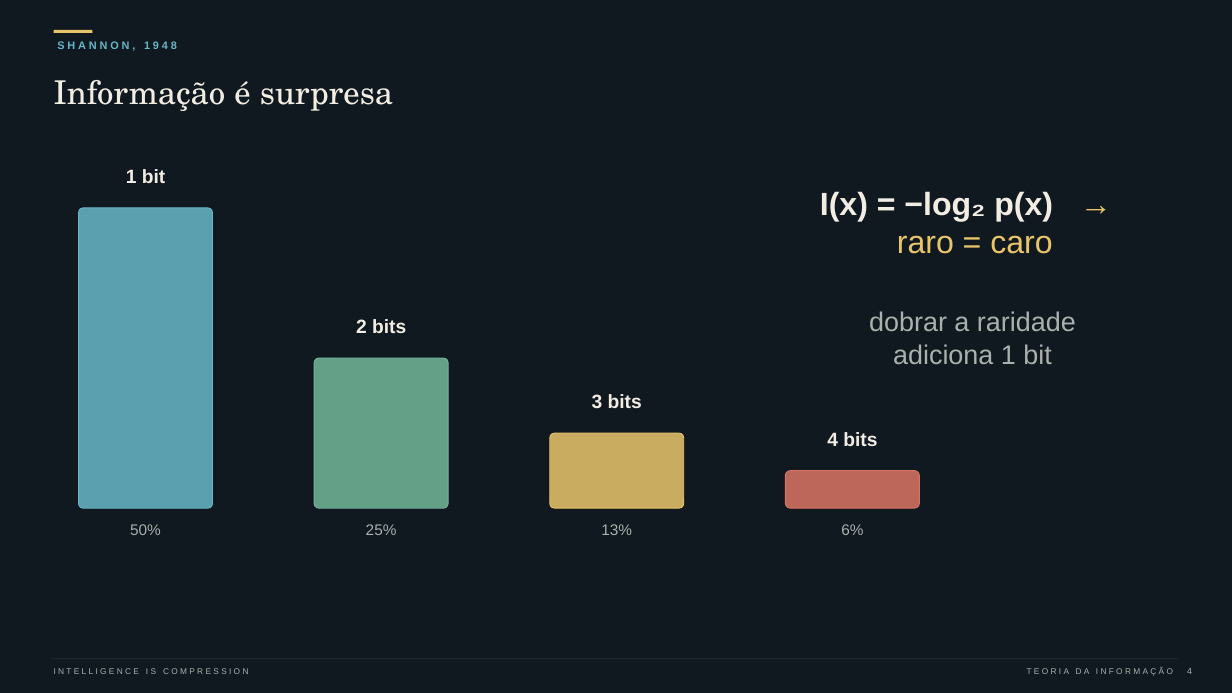
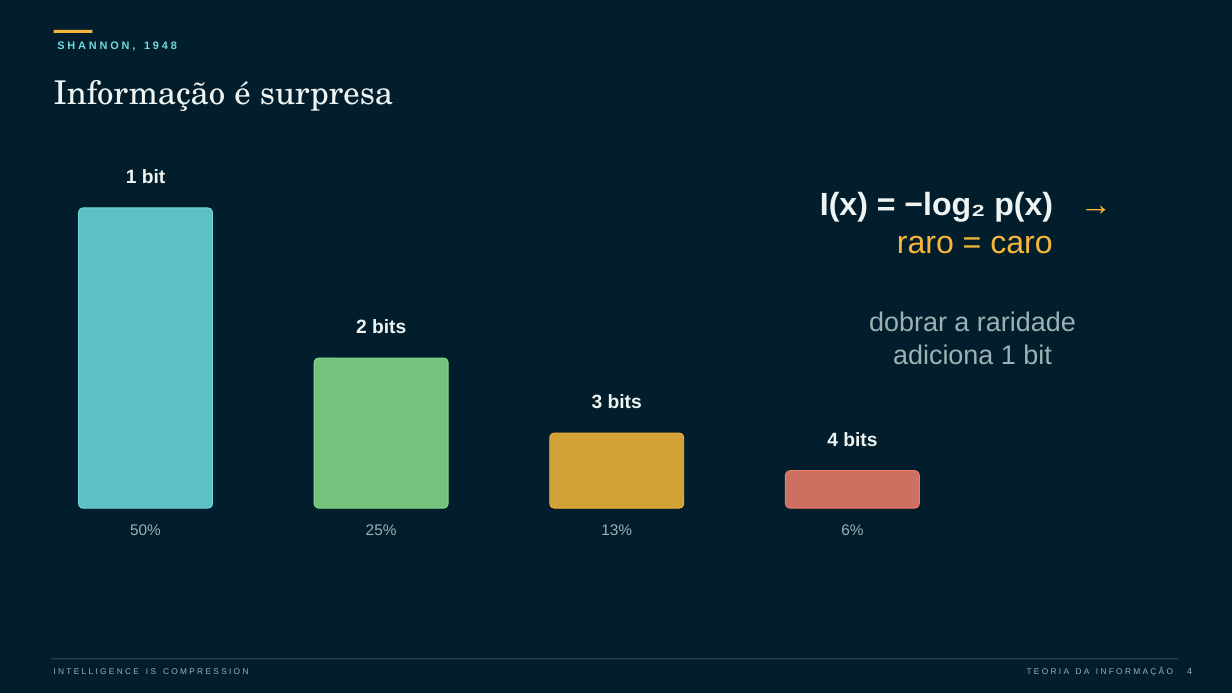
Before and after one commit to QueirozzMath/intelligence-is-compression, a slide deck: slide 4 of deliverables/intelligence_is_compression_20min.pptx. Drawn at 1232x693 pixels with LibreOffice and Linux fonts; fonts in the diff are those of the drawing. Boxes give left, top, right and bottom in pixels: in the first picture for what was removed or moved away, otherwise in the second. Text is boxed around its words. In the diff, an @@ line names an element or a change of style, - is before the commit and + after.

```diff
--- a/deliverables/intelligence_is_compression_20min.pptx
+++ b/deliverables/intelligence_is_compression_20min.pptx
@@ background #101820 to #021D2B @@
@@ line (54, 31) - (92, 31): stroke #E8C56A 2.4 pt to #F5B73B 2.4 pt @@
@@ text "SHANNON, 1948" at bbox=[57, 41, 177, 51]: text colour #67B7C7 to #6EDBE0 @@
@@ rounded rectangle at bbox=[79, 208, 213, 508]: fill #67B7C7 at 86% opacity to #6EDBE0 at 86% opacity; outline #67B7C7 0.65 pt to #6EDBE0 0.65 pt @@
@@ text "I(x) = −log₂ p(x) → ..." at bbox=[820, 191, 1053, 254]: text colour #F2EDE3 to #EEF4F2 in "I(x) = −log₂ p(x)"; text colour #E8C56A to #F5B73B in "→ raro = caro" @@
@@ rounded rectangle at bbox=[314, 359, 448, 508]: fill #72B69A at 86% opacity to #86DF8B at 86% opacity; outline #72B69A 0.65 pt to #86DF8B 0.65 pt @@
@@ rounded rectangle at bbox=[550, 433, 684, 508]: fill #E8C56A at 86% opacity to #F5B73B at 86% opacity; outline #E8C56A 0.65 pt to #F5B73B 0.65 pt @@
@@ text colour #F2EDE3 to #EEF4F2 in 5 elements at bbox=[54, 80, 393, 111], bbox=[126, 169, 165, 183], bbox=[356, 319, 406, 333], bbox=[592, 394, 642, 409], bbox=[827, 432, 877, 446] @@
@@ rounded rectangle at bbox=[786, 470, 920, 508]: fill #D97564 at 86% opacity to #EF7D6B at 86% opacity; outline #D97564 0.65 pt to #EF7D6B 0.65 pt @@
@@ line (51, 659) - (1178, 659): stroke #31414A 0.45 pt to #6A8A94 0.45 pt @@
```
Also in this commit, not shown: 17 other slides changed, 19 other files.
